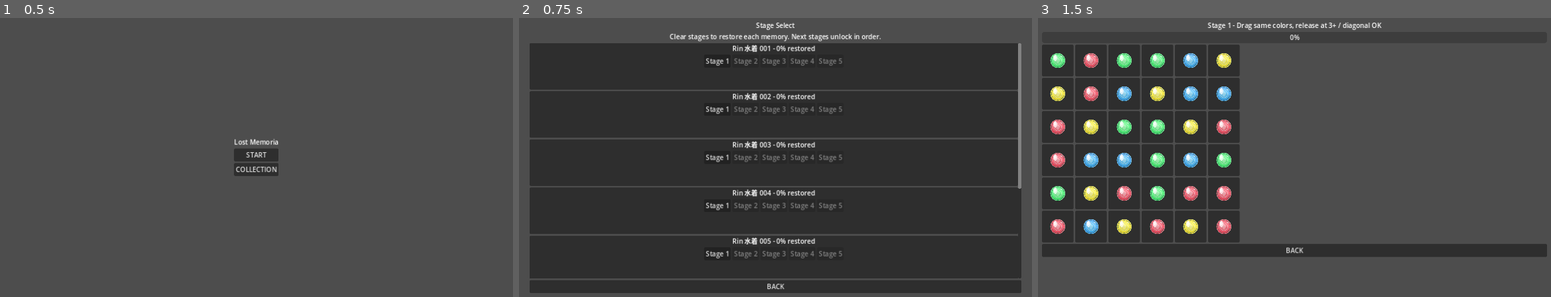
Above: before the commit, frames 1-3 (left to right).
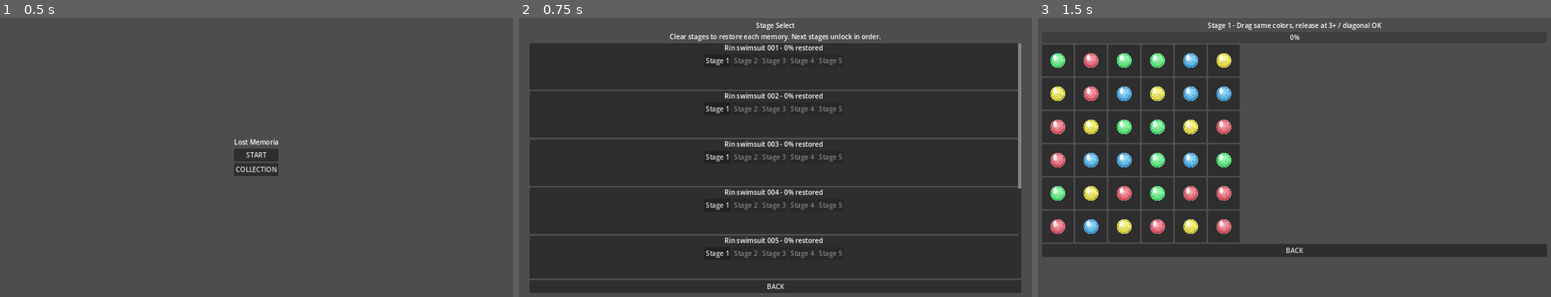
Above: after the commit, the same moments.

Repository: uzupiyo/Lost-Memoria
Game: Godot game, scene res://scenes/title/title.tscn
Two runs of this game, one before a commit and one after it. Both use one fixed random seed, a clock stepped at 60 frames per second and the inputs below.
Inputs:
- Up to frame 1 (0.5 s): no input
- Up to frame 2 (0.75 s): click "START" at 0.5 s
- Up to frame 3 (1.5 s): click "Stage 1" at 1.25 s

Frame 1 is identical in both runs. In frame 2, 2.1% of the frame differs, in the area x 36-63%, y 9-87%; in frame 3, nothing differs.

Commit message:
Use English situation names for WebP still paths

Diff:
--- a/scripts/game_state.gd
+++ b/scripts/game_state.gd
@@ -8,65 +8,65 @@
 var stills: Dictionary = {
 	"rin_swimsuit_001": {
 		"character": "Rin",
-		"situation": "水着",
-		"title": "Rin 水着 001",
-		"image_path": "res://assets/stills/Rin/水着/Rin_水着_001.webp",
+		"situation": "swimsuit",
+		"title": "Rin swimsuit 001",
+		"image_path": "res://assets/stills/Rin/swimsuit/Rin_swimsuit_001.webp",
 		"unlocked_stages": 0,
 		"total_stages": STILL_STAGE_COUNT
 	},
 	"rin_swimsuit_002": {
 		"character": "Rin",
-		"situation": "水着",
-		"title": "Rin 水着 002",
-		"image_path": "res://assets/stills/Rin/水着/Rin_水着_002.webp",
+		"situation": "swimsuit",
+		"title": "Rin swimsuit 002",
+		"image_path": "res://assets/stills/Rin/swimsuit/Rin_swimsuit_002.webp",
 		"unlocked_stages": 0,
 		"total_stages": STILL_STAGE_COUNT
 	},
 	"rin_swimsuit_003": {
 		"character": "Rin",
-		"situation": "水着",
-		"title": "Rin 水着 003",
-		"image_path": "res://assets/stills/Rin/水着/Rin_水着_003.webp",
+		"situation": "swimsuit",
+		"title": "Rin swimsuit 003",
+		"image_path": "res://assets/stills/Rin/swimsuit/Rin_swimsuit_003.webp",
 		"unlocked_stages": 0,
 		"total_stages": STILL_STAGE_COUNT
 	},
 	"rin_swimsuit_004": {
 		"character": "Rin",
-		"situation": "水着",
-		"title": "Rin 水着 004",
-		"image_path": "res://assets/stills/Rin/水着/Rin_水着_004.webp",
+		"situation": "swimsuit",
+		"title": "Rin swimsuit 004",
+		"image_path": "res://assets/stills/Rin/swimsuit/Rin_swimsuit_004.webp",
 		"unlocked_stages": 0,
 		"total_stages": STILL_STAGE_COUNT
 	},
 	"rin_swimsuit_005": {
 		"character": "Rin",
-		"situation": "水着",
-		"title": "Rin 水着 005",
-		"image_path": "res://assets/stills/Rin/水着/Rin_水着_005.webp",
+		"situation": "swimsuit",
+		"title": "Rin swimsuit 005",
+		"image_path": "res://assets/stills/Rin/swimsuit/Rin_swimsuit_005.webp",
 		"unlocked_stages": 0,
 		"total_stages": STILL_STAGE_COUNT
 	},
 	"rin_halloween_001": {
 		"character": "Rin",
-		"situation": "ハロウィン",
-		"title": "Rin ハロウィン 001",
-		"image_path": "res://assets/stills/Rin/ハロウィン/Rin_ハロウィン_001.webp",
+		"situation": "halloween",
+		"title": "Rin halloween 001",
+		"image_path": "res://assets/stills/Rin/halloween/Rin_halloween_001.webp",
 		"unlocked_stages": 0,
 		"total_stages": STILL_STAGE_COUNT
 	},
 	"moka_normal_001": {
 		"character": "Moka",
-		"situation": "通常",
-		"title": "Moka 通常 001",
-		"image_path": "res://assets/stills/Moka/通常/Moka_通常_001.webp",
+		"situation": "normal",
+		"title": "Moka normal 001",
+		"image_path": "res://assets/stills/Moka/normal/Moka_normal_001.webp",
 		"unlocked_stages": 0,
 		"total_stages": STILL_STAGE_COUNT
 	},
 	"moka_swimsuit_001": {
 		"character": "Moka",
-		"situation": "水着",
-		"title": "Moka 水着 001",
-		"image_path": "res://assets/stills/Moka/水着/Moka_水着_001.webp",
+		"situation": "swimsuit",
+		"title": "Moka swimsuit 001",
+		"image_path": "res://assets/stills/Moka/swimsuit/Moka_swimsuit_001.webp",
 		"unlocked_stages": 0,
 		"total_stages": STILL_STAGE_COUNT
 	}
